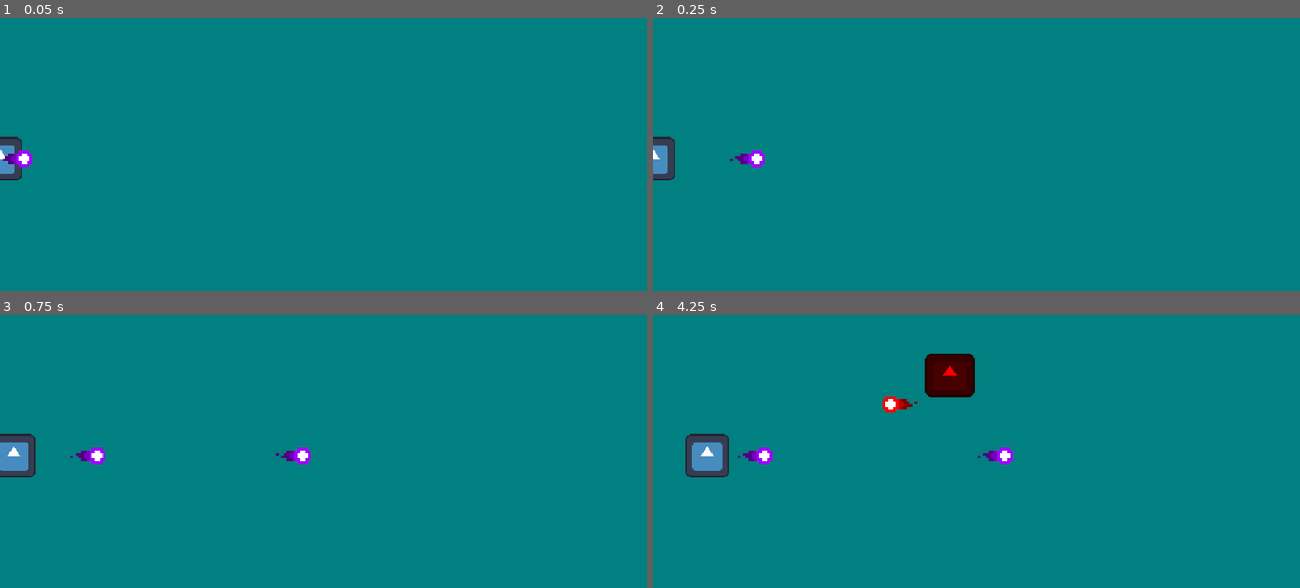
Above: before the commit, frames 1-4 (two rows, left to right).
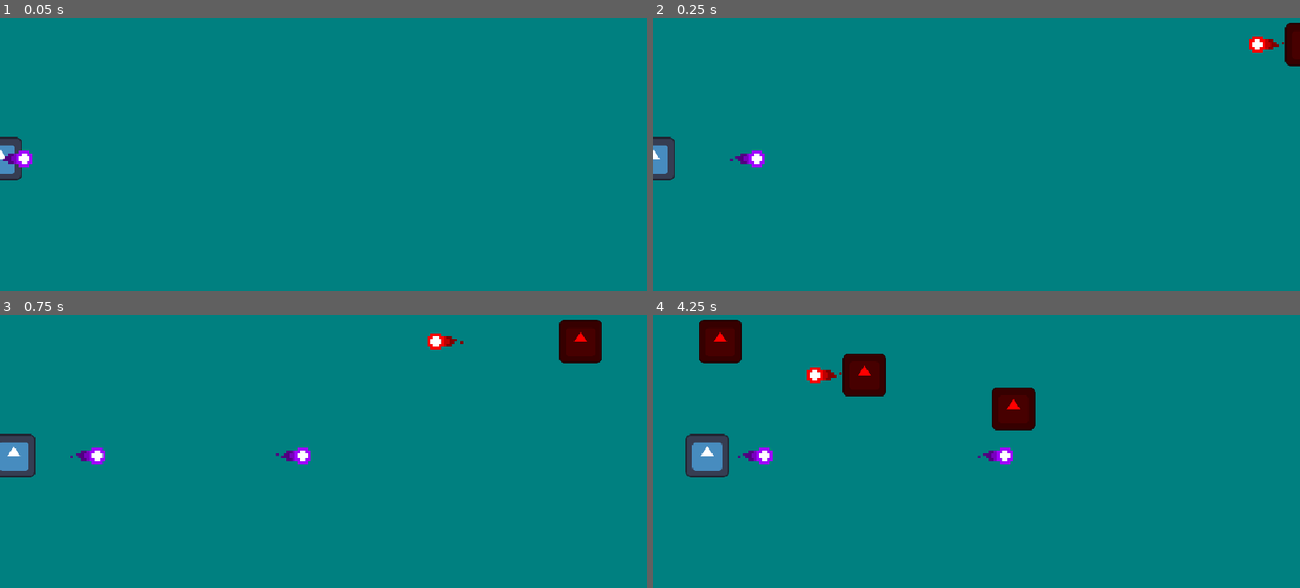
Above: after the commit, the same moments.

Repository: aomushi0710/shooting_game
Game: Godot game, scene res://stage.tscn
Two runs of this game, one before a commit and one after it. Both use one fixed random seed, a clock stepped at 60 frames per second and the inputs below. The project has no main scene, so this scene is started directly. The engine's default icon, where the game draws it, is replaced by a stand-in: a white triangle on a blue panel in a dark square.
Inputs:
- Up to frame 1 (0.05 s): no input
- Up to frame 2 (0.25 s): no input
- Up to frame 3 (0.75 s): hold Right (move_right) from 0.53 s (still down)
- Up to frame 4 (4.25 s): release Right (move_right) at 1.28 s; hold Down (move_down) 1.28-2.03 s; hold Right (move_right) 2.03-2.78 s; hold Up (move_up) 2.78-3.53 s; hold Left (move_left) from 3.53 s (still down)

Frame 1 is identical in both runs. In frame 2, 0.6% of the frame differs, in the area x 92-100%, y 1-18%; in frame 3, 1.2%; in frame 4, 4.7%, in the area x 7-60%, y 1-43%.

Commit message:
敵ノードが親のPath2Dノードのscaleプロパティの影響を受けないように修正

Diff:
--- a/enemy.gd
+++ b/enemy.gd
@@ -4,9 +4,3 @@
 
 func _ready() -> void:
 	super()
-	global_rotation = 0.0
-	# テクスチャの上下及び左右反転の防止
-	if global_scale.x < 0.0:
-		scale.x *= -1.0
-	if global_scale.y < 0.0:
-		scale.y *= -1.0
--- a/enemy.tscn
+++ b/enemy.tscn
@@ -114,7 +114,7 @@
 metadata/_custom_type_script = "uid://dgopjxmdwd2pi"
 
 [node name="Enemy" type="CharacterBody2D" node_paths=PackedStringArray("sprite2d", "bullet")]
-scale = Vector2(0.5, 0.5)
+scale = Vector2(-0.5, -0.5)
 collision_layer = 2
 collision_mask = 13
 script = ExtResource("1_4gyqm")
--- a/stage.gd
+++ b/stage.gd
@@ -28,8 +28,7 @@
 		printerr("敵シーンが設定されていません！")
 		return
 
-	var enemy = data.enemy.instantiate() ## シーンから生成された敵ノード
-	var margin = enemy.get_margin()
+	var enemy: Enemy = data.enemy.instantiate() ## シーンから生成された敵ノード
 
 	# パスデータが存在しない場合は、指定された座標に出現だけさせて終了する。
 	if not data.path:
@@ -37,31 +36,30 @@
 		enemies_node.add_child(enemy)
 		return
 
-	var path_node = Path2D.new()
+	var path_node := Path2D.new() ## 敵が通る軌道
 	path_node.curve = data.path
 	path_node.global_position = data.spawn_position
 
-	# 2. 回転（ゴールの方を向く）
 	var vector_to_target = data.despawn_position - data.spawn_position
-	path_node.rotation = vector_to_target.angle() - PI
+	path_node.rotation = vector_to_target.angle() - PI # 左向き固定
 
-	# 3. 伸縮（距離に合わせてスケール）
+	# 軌道のスケーリング
 	var base_scale := Vector2(
 		vector_to_target.length() / BASE_CURVE_LENGTH, 1.0)
 	path_node.scale = base_scale * data.path_scale
 
-	# 4. 親子関係の構築 (Stage -> Path -> Follow -> Enemy)
-	var follow_node = PathFollow2D.new()
+	var follow_node := PathFollow2D.new()
 	follow_node.loop = false
 	follow_node.rotates = false
 
-	# 敵ノードをパス通りに動かすための親子関係を作る。
+	# Stage -> Path -> Follow -> Enemy
 	enemies_node.add_child(path_node)
 	path_node.add_child(follow_node)
 	follow_node.add_child(enemy)
 
-	# 敵ノードは[param follow_node]の子として追従するため、本体の位置は(0, 0)。
-	enemy.position = Vector2.ZERO
+	enemy.position = Vector2.ZERO # enemyノードはfollow_nodeの子として追従するため、本体の位置は(0, 0)。
+	enemy.scale /= path_node.scale # 親のscaleの影響を受けないように元に戻す
+	enemy.scale.y *= -1.0 # テクスチャの上下反転を修正
 
 	var tween = create_tween()
 	tween.tween_property(follow_node, "progress_ratio", 1.0, data.duration)
--- a/stage.tscn
+++ b/stage.tscn
@@ -8,39 +8,39 @@
 [ext_resource type="Curve2D" uid="uid://c2sglimhdfmr3" path="res://curve2d/sine_curve.tres" id="5_1edn8"]
 [ext_resource type="Curve2D" uid="uid://7b088e7agwfs" path="res://curve2d/straight.tres" id="5_vpggq"]
 
+[sub_resource type="Resource" id="Resource_1edn8"]
+script = ExtResource("3_vpggq")
+time = 0.0
+enemy = ExtResource("2_aees8")
+path = ExtResource("5_vpggq")
+path_scale = Vector2(1, 1)
+duration = 5.0
+spawn_position = Vector2(1024, 100)
+spawn_direction = 1
+despawn_position = Vector2(-64, 100)
+despawn_direction = 2
+metadata/_custom_type_script = "uid://bps4f8b5sbfhm"
+
 [sub_resource type="Resource" id="Resource_vpggq"]
 script = ExtResource("3_vpggq")
 time = 1.0
 enemy = ExtResource("2_aees8")
-path = ExtResource("5_1edn8")
-path_scale = Vector2(1, 1)
-duration = 6.0
-spawn_position = Vector2(1024, 200)
-spawn_direction = 1
-despawn_position = Vector2(-64, 200)
-despawn_direction = 2
-metadata/_custom_type_script = "uid://bps4f8b5sbfhm"
-
-[sub_resource type="Resource" id="Resource_1edn8"]
-script = ExtResource("3_vpggq")
-time = 5.0
-enemy = ExtResource("2_aees8")
 path = ExtResource("5_vpggq")
 path_scale = Vector2(1, 1)
-duration = 1.0
-spawn_position = Vector2(500, -64)
-spawn_direction = 3
-despawn_position = Vector2(500, 604)
-despawn_direction = 4
+duration = 5.0
+spawn_position = Vector2(1024, 150)
+spawn_direction = 1
+despawn_position = Vector2(-64, 150)
+despawn_direction = 2
 metadata/_custom_type_script = "uid://bps4f8b5sbfhm"
 
 [sub_resource type="Resource" id="Resource_jx6rg"]
 script = ExtResource("3_vpggq")
-time = 7.0
+time = 2.0
 enemy = ExtResource("2_aees8")
-path = ExtResource("5_1edn8")
+path = ExtResource("5_vpggq")
 path_scale = Vector2(1, 1)
-duration = 6.0
+duration = 5.0
 spawn_position = Vector2(1024, 200)
 spawn_direction = 1
 despawn_position = Vector2(-64, 200)
@@ -49,21 +49,60 @@
 
 [sub_resource type="Resource" id="Resource_g8oy1"]
 script = ExtResource("3_vpggq")
-time = 7.0
+time = 10.0
 enemy = ExtResource("2_aees8")
 path = ExtResource("5_1edn8")
-path_scale = Vector2(1, -1)
-duration = 6.0
-spawn_position = Vector2(1024, 200)
+path_scale = Vector2(1, 1)
+duration = 5.0
+spawn_position = Vector2(1024, 270)
 spawn_direction = 1
-despawn_position = Vector2(-64, 200)
+despawn_position = Vector2(-64, 270)
+despawn_direction = 2
+metadata/_custom_type_script = "uid://bps4f8b5sbfhm"
+
+[sub_resource type="Resource" id="Resource_i76fu"]
+script = ExtResource("3_vpggq")
+time = 15.0
+enemy = ExtResource("2_aees8")
+path = ExtResource("5_1edn8")
+path_scale = Vector2(1, 2)
+duration = 5.0
+spawn_position = Vector2(1024, 270)
+spawn_direction = 1
+despawn_position = Vector2(-64, 270)
+despawn_direction = 2
+metadata/_custom_type_script = "uid://bps4f8b5sbfhm"
+
+[sub_resource type="Resource" id="Resource_uis2a"]
+script = ExtResource("3_vpggq")
+time = 20.0
+enemy = ExtResource("2_aees8")
+path = ExtResource("5_1edn8")
+path_scale = Vector2(1, 3)
+duration = 10.0
+spawn_position = Vector2(1024, 270)
+spawn_direction = 1
+despawn_position = Vector2(-64, 270)
+despawn_direction = 2
+metadata/_custom_type_script = "uid://bps4f8b5sbfhm"
+
+[sub_resource type="Resource" id="Resource_m1lne"]
+script = ExtResource("3_vpggq")
+time = 20.0
+enemy = ExtResource("2_aees8")
+path = ExtResource("5_1edn8")
+path_scale = Vector2(1, -3)
+duration = 10.0
+spawn_position = Vector2(1024, 270)
+spawn_direction = 1
+despawn_position = Vector2(-64, 270)
 despawn_direction = 2
 metadata/_custom_type_script = "uid://bps4f8b5sbfhm"
 
 [sub_resource type="Resource" id="Resource_vsjsl"]
 script = ExtResource("2_16g40")
 name = ""
-spawn_data = Array[ExtResource("3_vpggq")]([SubResource("Resource_vpggq"), SubResource("Resource_1edn8"), SubResource("Resource_jx6rg"), SubResource("Resource_g8oy1")])
+spawn_data = Array[ExtResource("3_vpggq")]([SubResource("Resource_1edn8"), SubResource("Resource_vpggq"), SubResource("Resource_jx6rg"), SubResource("Resource_g8oy1"), SubResource("Resource_i76fu"), SubResource("Resource_uis2a"), SubResource("Resource_m1lne")])
 metadata/_custom_type_script = "uid://y0ttg24ghwm0"
 
 [node name="Stage" type="Node2D" node_paths=PackedStringArray("enemies_node", "bullets_node")]
Not shown: 1 places in stage.tscn that only renumber resources
